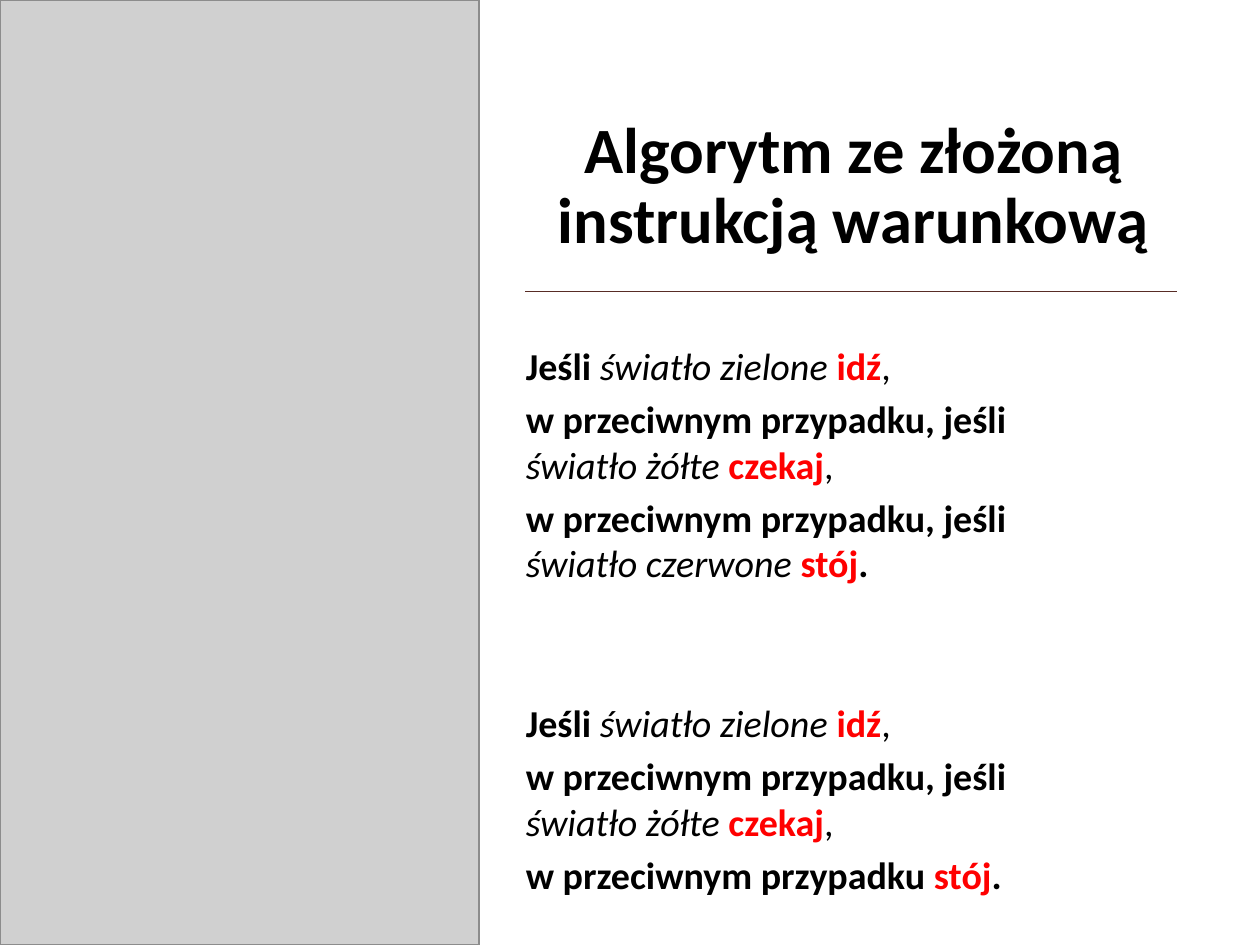
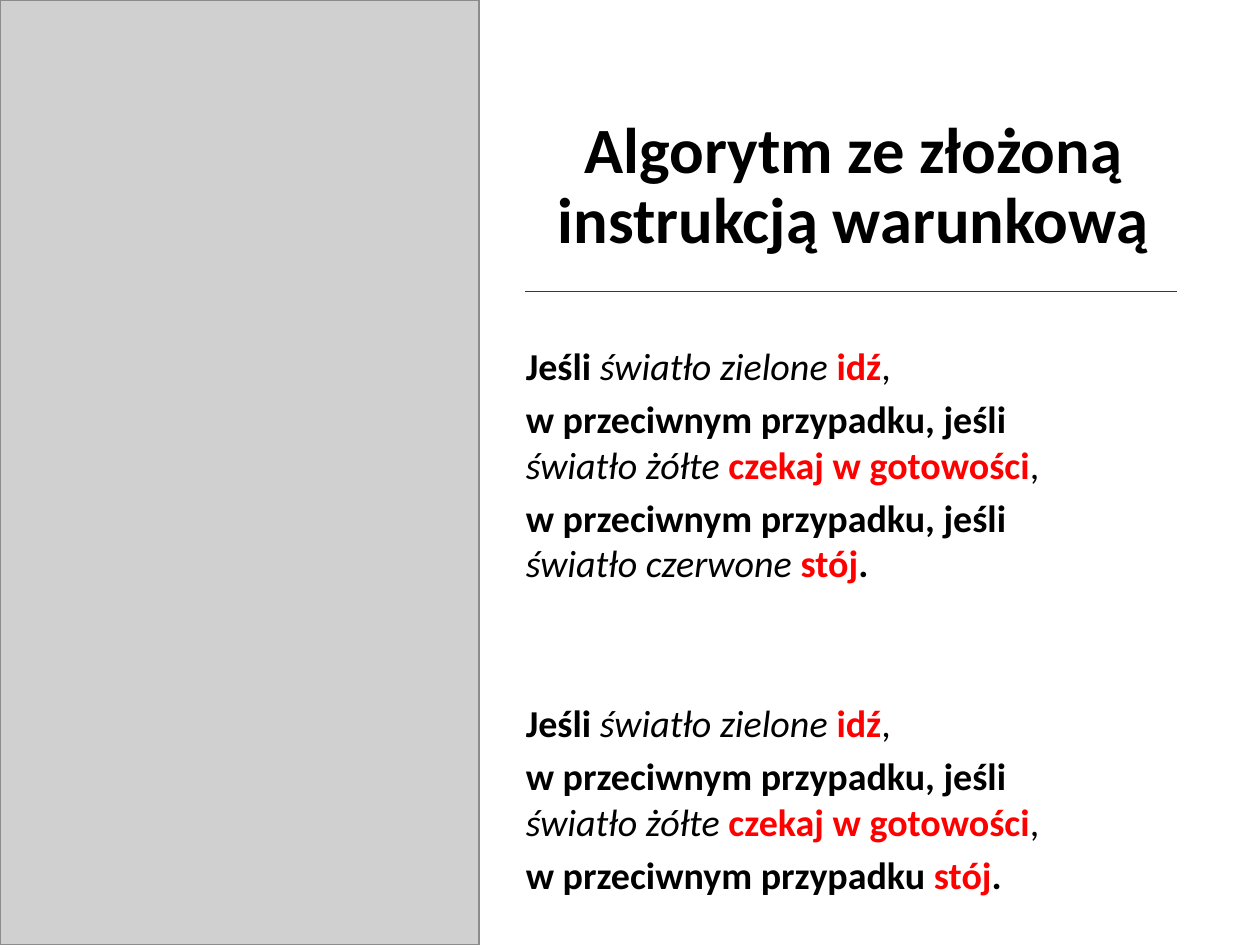
Before and after one commit to blackbat13/CS-HTiEW, a slide deck: slide 3 of Wprowadzenie do algorytmów/I. Wprowadzenie do algorytmów/Algorytmy.pptx. Drawn at 1260x945 pixels with LibreOffice and Linux fonts; fonts in the diff are those of the drawing; grey boxes stand for pictures. Boxes give left, top, right and bottom in pixels: in the first picture for what was removed or moved away, otherwise in the second. Text is boxed around its words. In the diff, an @@ line names an element or a change of style, - is before the commit and + after.

Commit message:
Poprawiono przykład z instrukcją warunkową

```diff
--- a/Wprowadzenie do algorytmów/I. Wprowadzenie do algorytmów/Algorytmy.pptx
+++ b/Wprowadzenie do algorytmów/I. Wprowadzenie do algorytmów/Algorytmy.pptx
@@ text at (526,406,1040,486): text changed @@
-w przeciwnym przypadku, jeśli
-światło żółte czekaj,
+w przeciwnym przypadku, jeśli
+światło żółte czekaj w gotowości,
@@ text at (526,763,1040,843): text changed @@
-w przeciwnym przypadku, jeśli
-światło żółte czekaj,
+w przeciwnym przypadku, jeśli
+światło żółte czekaj w gotowości,
```
